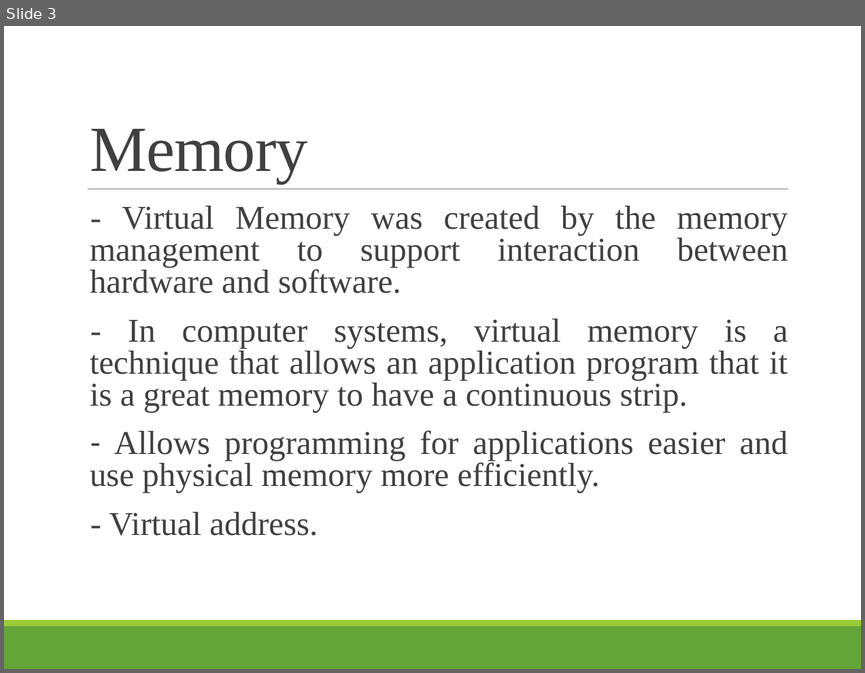
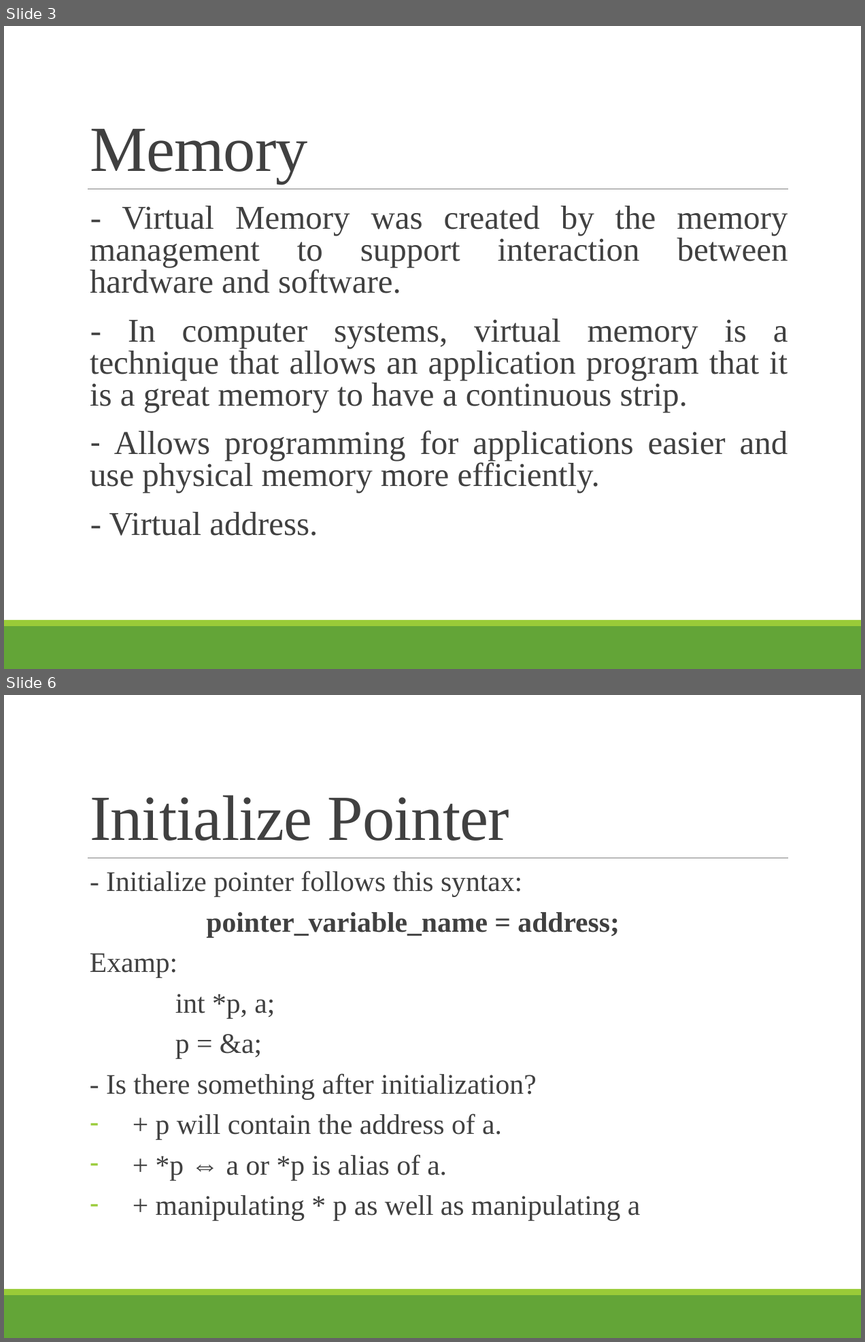
Before and after one commit to tiendatdk3493/code, a slide deck: Pointer in C, C++.pptx. Shown one above the other, each under a label of ours: slide 3 before the commit, slides 3 and 6 after it; the slides between them are not shown. The pictures are 865x673 and 865x1342 pixels, drawn with LibreOffice and Linux fonts; fonts in the diff are those of the drawing. Boxes give left, top, right and bottom in pixels: in the first picture for what was removed or moved away, otherwise in the second. Text is boxed around its words. In the diff, an @@ line names an element or a change of style, - is before the commit and + after.

```diff
--- a/Pointer in C, C++.pptx
+++ b/Pointer in C, C++.pptx
@@ slide 6 added at box(4, 695, 861, 1338), background #FFFFFF; not listed: 3 template elements that a slide beside it also shows @@
@@ title added at box(90, 795, 510, 841), 54 pt, text #404040 @@
+Initialize Pointer
@@ text added at box(90, 870, 640, 1221), 23.8 pt, text #404040 @@
+  - Initialize pointer follows this syntax:
+  pointer_variable_name = address;
+Examp:
+int *p, a;
+p = &a;
+- Is there something after initialization?
+– + p will contain the address of a.
+– + *p ⇔ a or *p is alias of a.
+– + manipulating * p as well as manipulating a
```
Also in this commit, not shown: 1 slide changed, 8 other slides added.
